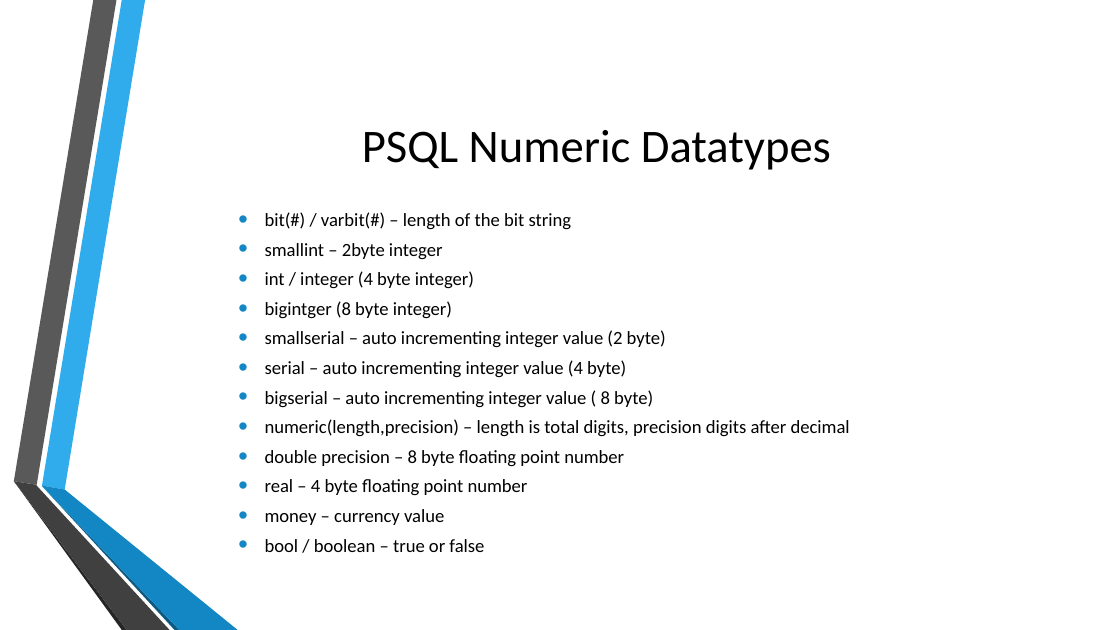
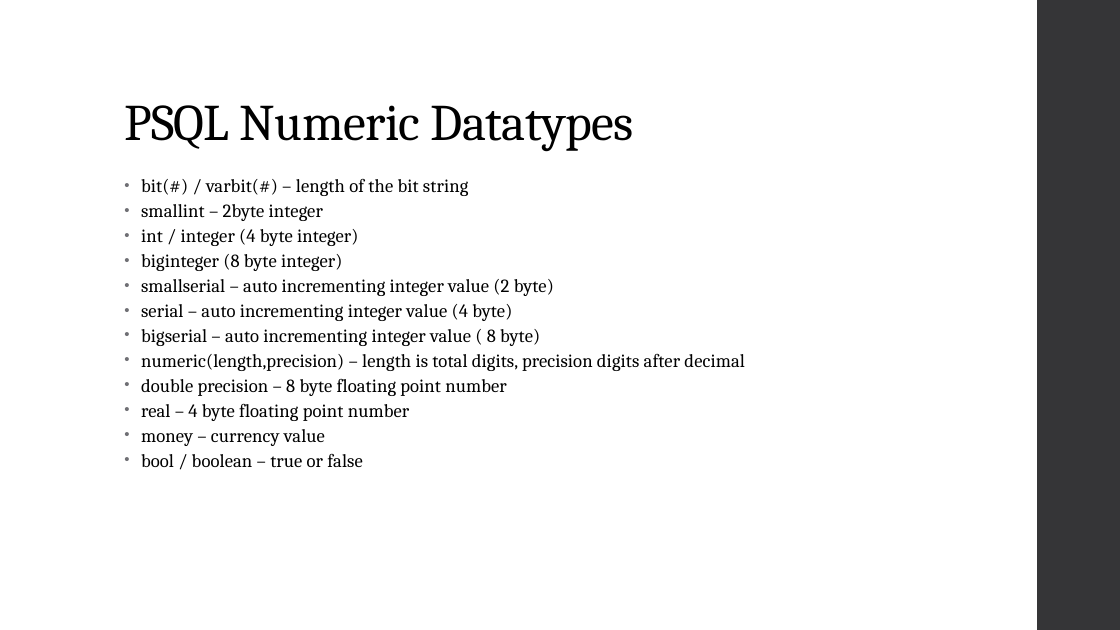
Before and after one commit to MGIS-UMN/GIS5577_week3, a slide deck: slide 11 of Database_Management.odp (slide 8 before the commit). Drawn at 1120x630 pixels with LibreOffice and Linux fonts; fonts in the diff are those of the drawing; background and template pictures are left out. Boxes give left, top, right and bottom in pixels: in the first picture for what was removed or moved away, otherwise in the second. Text is boxed around its words. In the diff, an @@ line names an element or a change of style, - is before the commit and + after.

Commit message:
updated PowerPoint and repository for 2022

```diff
--- a/Database_Management.odp
+++ b/Database_Management.odp
@@ freeform shape added at (1038,0,1120,630), fill #353537 @@
@@ title "PSQL Numeric Datatypes": place and size @@
-title "PSQL Numeric Datatypes" at (362,130,831,170)
+title "PSQL Numeric Datatypes" at (124,105,634,151)
@@ title "PSQL Numeric Datatypes" at (124,105,634,151): size 40 to 44 pt, font Calibri to Cambria, letter spacing 0 to -0.5 pt; alignment centre to left; line spacing 1 to 0.9; vertical alignment middle to bottom @@
@@ text "bit(#) / varbit(#) – length ...": place and size @@
-text "bit(#) / varbit(#) – length ..." at (265,212,850,552)
+text "bit(#) / varbit(#) – length ..." at (141,179,745,467)
@@ text "bit(#) / varbit(#) – length ..." at (141,179,745,467): vertical alignment middle to top @@
@@ text at (141,179,745,467): font Calibri to Cambria, letter spacing 0 to 0.1 pt; indent changed; less space between paragraphs; bullet colour #1287C3 to #6F6F74 @@
@@ text at (141,254,342,271): text changed; font Calibri to Cambria @@
-• bigintger (8 byte integer)
+• biginteger (8 byte integer)
@@ group removed at (13,0,238,630): 6 freeform shapes @@
```
Also in this commit, not shown: 40 other slides changed, 5 slides added, 3 other files.
